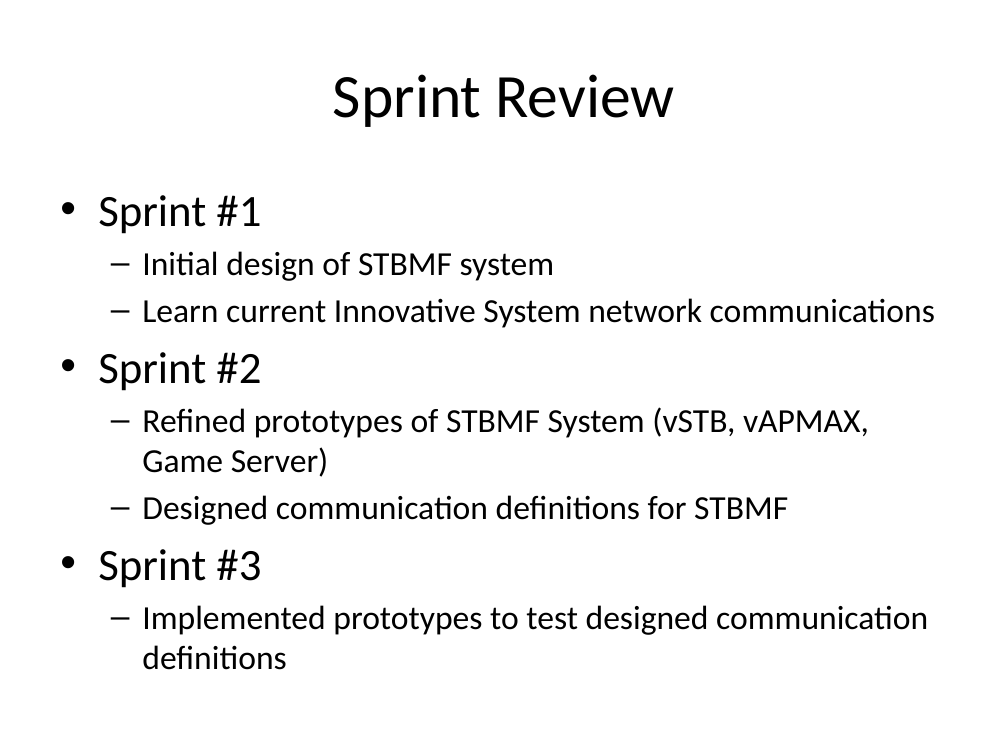
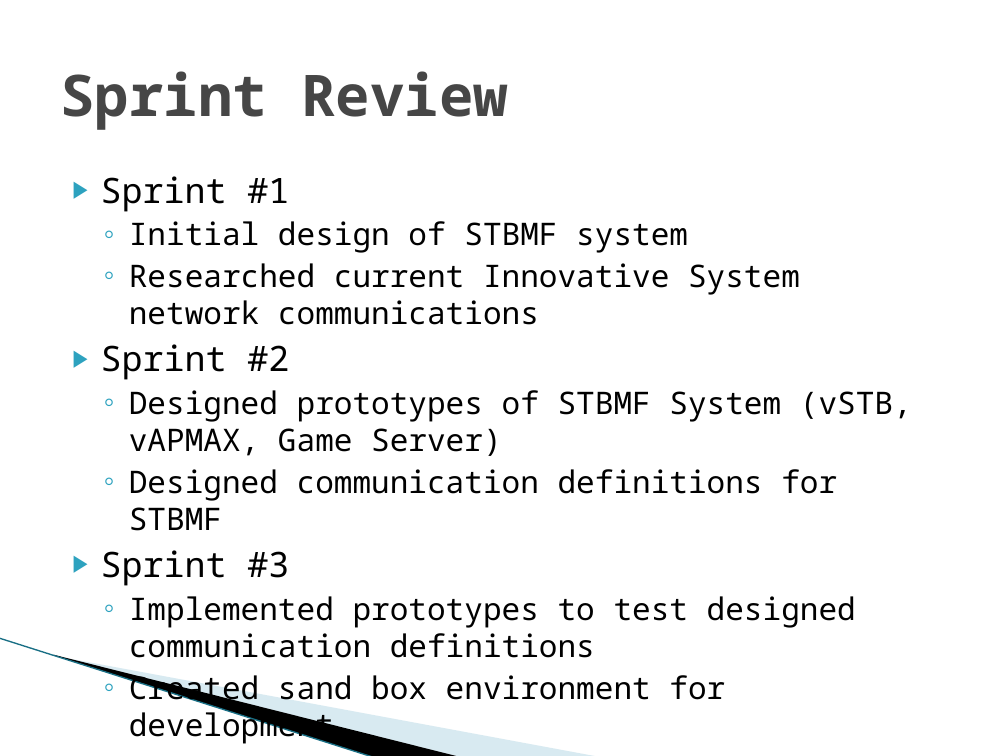
Before and after one commit to SDSMT-CSC/STBMF, a slide deck: slide 4 of docs/srDesign_ClientPresentation2.pptx. Drawn at 1008x756 pixels with LibreOffice and Linux fonts; fonts in the diff are those of the drawing; background and template pictures are left out. Boxes give left, top, right and bottom in pixels: in the first picture for what was removed or moved away, otherwise in the second. Text is boxed around its words. In the diff, an @@ line names an element or a change of style, - is before the commit and + after.

Commit message:
Updated slides to final format

```diff
--- a/docs/srDesign_ClientPresentation2.pptx
+++ b/docs/srDesign_ClientPresentation2.pptx
@@ title "Sprint Review" at [60, 71, 508, 130]: size 44 to 41 pt, font Calibri to Noto Sans Mono, text colour #000000 to #464646, bold on; alignment centre to left @@
@@ text "Sprint #1": place and size @@
-text "Sprint #1" at [98, 195, 935, 670]
+text "Sprint #1" at [101, 176, 912, 744]
@@ text at [101, 176, 856, 658]: size 32 to 25 pt in "Sprint #1", "Sprint #2", "Sprint #3"; font Calibri to Noto Sans Mono in "Sprint #1", "Initial design of STBMF system", "Sprint #2", "Designed communication definitions for STBMF" and 2 more places; size 24 to 22.2 pt in "Initial design of STBMF system", "Designed communication definitions for STBMF", "Implemented prototypes to test designed communication defini ..."; bullet • to ▶; less space between paragraphs; bullet – to ◦ @@
@@ text at [129, 263, 800, 325]: text changed; size 24 to 22.2 pt; font Calibri to Noto Sans Mono @@
-  – Learn current Innovative System network communications
+  ◦ Researched current Innovative System network communications
@@ text at [129, 390, 912, 456]: text changed; size 24 to 22.2 pt; font Calibri to Noto Sans Mono @@
-  – Refined prototypes of STBMF System (vSTB, vAPMAX, Game Server)
+  ◦ Designed prototypes of STBMF System (vSTB, vAPMAX, Game Server)
@@ line added from (0, 638) to (374, 756), #97C5D8 0.95 pt @@
@@ freeform shape added at [53, 654, 461, 756], fill #000000 @@
@@ freeform shape added at [55, 655, 600, 756], fill #A0CBDC at 40% opacity @@
@@ text at [129, 673, 725, 744]: paragraph added @@
+  ◦ Created sand box environment for development
```
Also in this commit, not shown: 14 other slides changed, 5 slides added, 1 slide removed.
